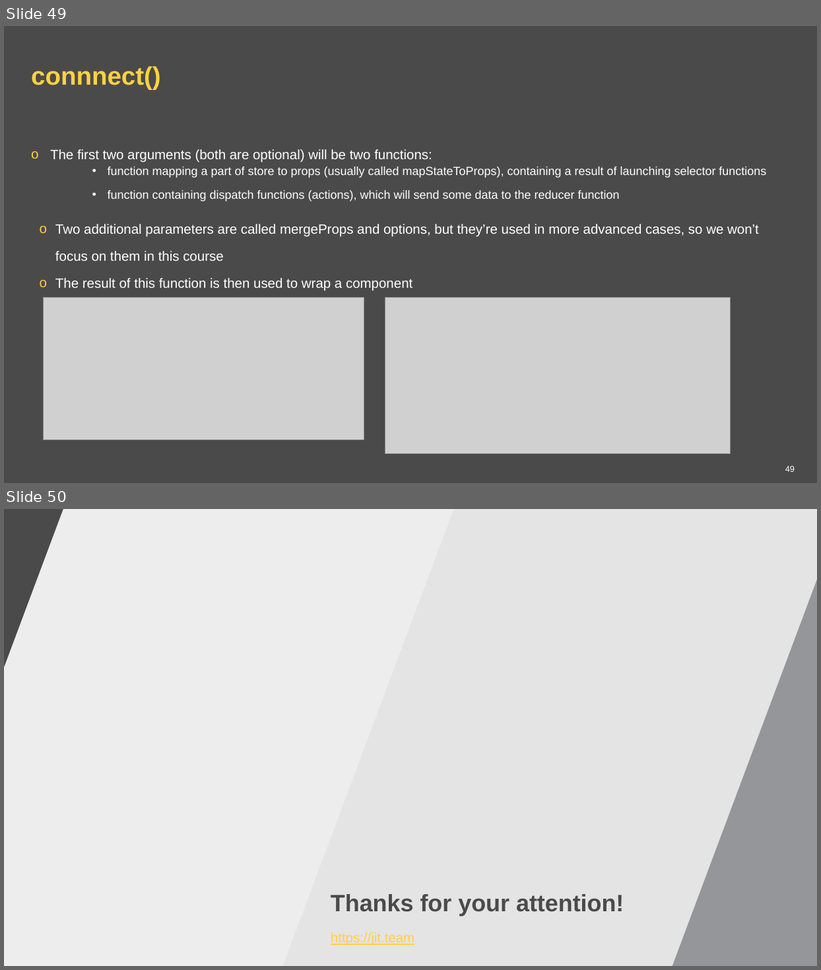
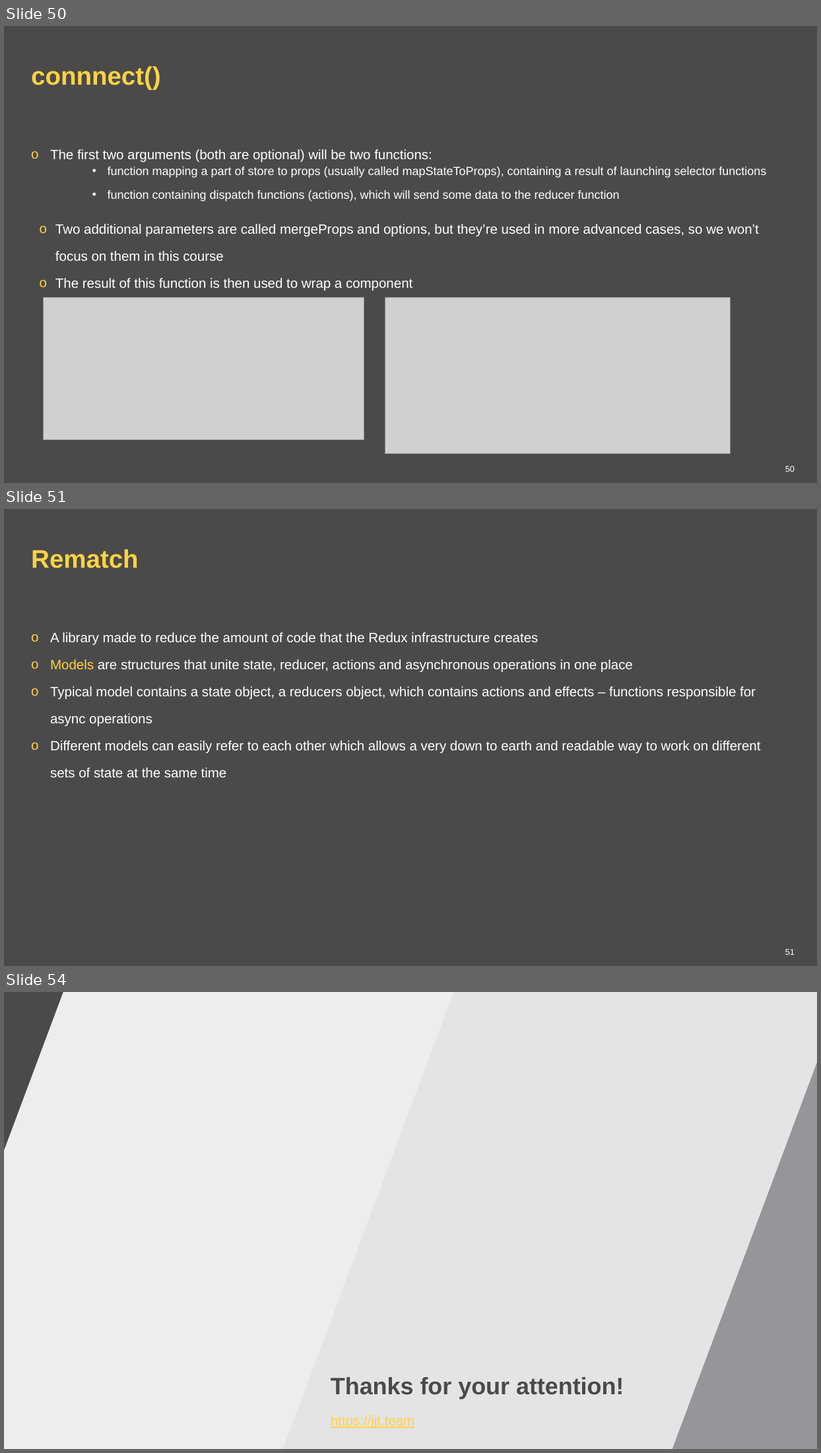
Before and after one commit to ppuzio/react-course-examples, a slide deck: React BEST course.pptx. Shown one above the other, each under a label of ours: slides 49 and 50 before the commit, slides 50, 51 and 54 after it; the slides between them are not shown. The pictures are 821x970 and 821x1453 pixels, drawn with LibreOffice and Linux fonts; fonts in the diff are those of the drawing; grey boxes stand for pictures; background and template pictures are left out. Boxes give left, top, right and bottom in pixels: in the first picture for what was removed or moved away, otherwise in the second. Text is boxed around its words. In the diff, an @@ line names an element or a change of style, - is before the commit and + after.

Commit message:
rematch added

```diff
--- a/React BEST course.pptx
+++ b/React BEST course.pptx
@@ slide 51 added at (4,509,817,966), background #4A4A4A @@
@@ title added at (31,549,138,568), 30 pt, text #FFD242, bold @@
+Rematch
@@ text added at (50,632,761,778), 16 pt, text #FFFFFF @@
+o A library made to reduce the amount of code that the Redux infrastructure creates
+o Models are structures that unite state, reducer, actions and asynchronous operations in one place
+o Typical model contains a state object, a reducers object, which contains actions and effects – functions responsible for async operations
+o Different models can easily refer to each other which allows a very down to earth and readable way to work on different sets of state at the same time
@@ page number added at (785,949,795,955), 10 pt, text #FFFFFF @@
+51
@@ what was slide 49 is now slide 50 @@
@@ page number at (785,466,795,472): text changed @@
-49
+50
@@ what was slide 50 is now slide 54 @@
```
Also in this commit, not shown: 3 other slides added.
